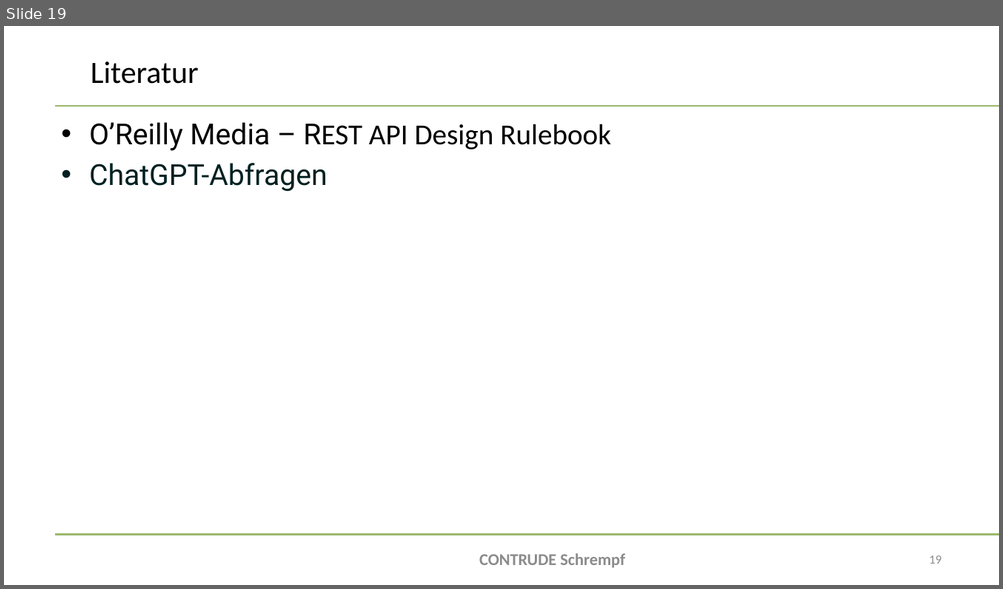
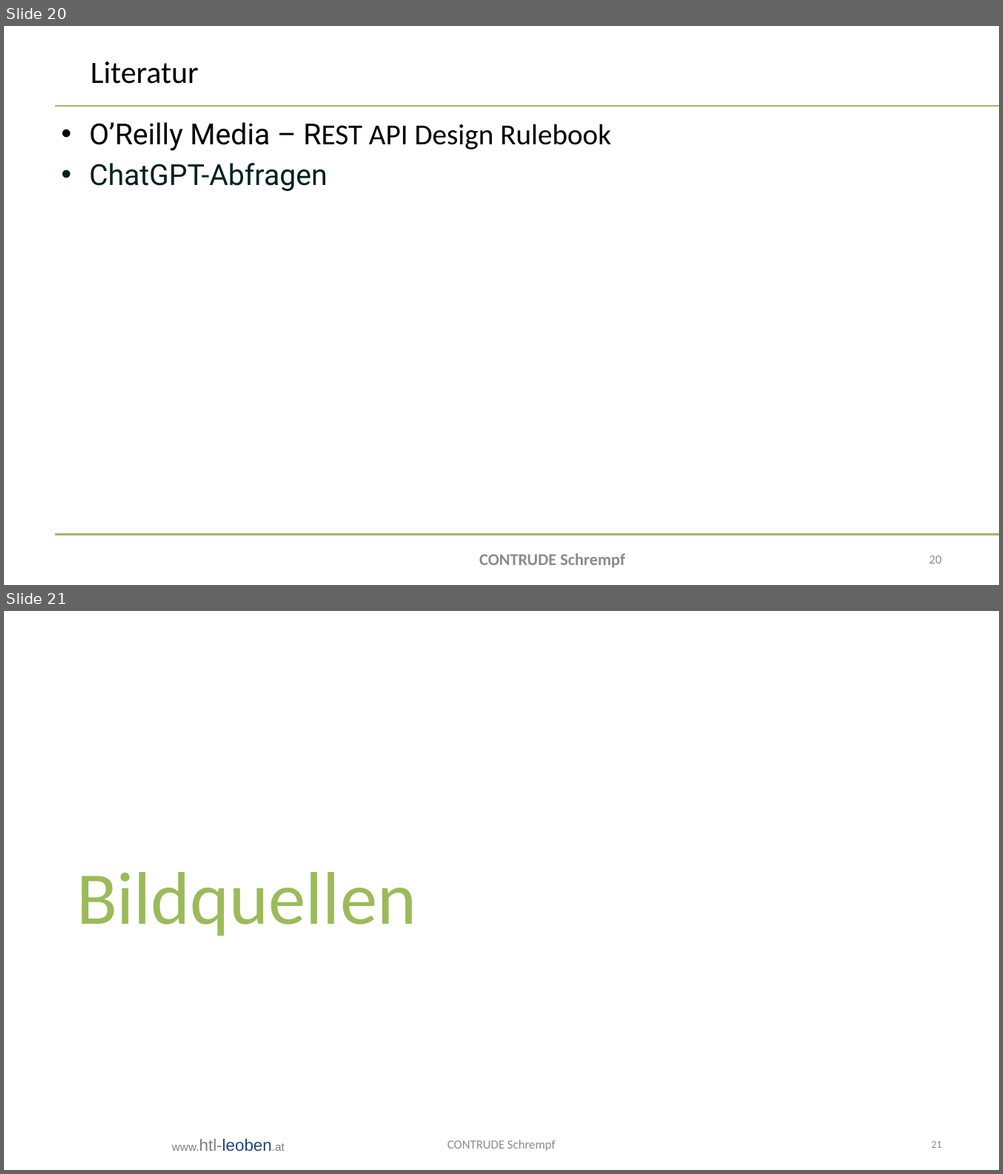
Before and after one commit to bitsneak/Contrude, a slide deck: Diplomarbeit/doc/Presentations/DA-Präsentation2025-Verteidigung.pptx. Shown one above the other, each under a label of ours: slide 19 before the commit, slides 20 and 21 after it. The pictures are 1003x589 and 1003x1174 pixels, drawn with LibreOffice and Linux fonts; fonts in the diff are those of the drawing; background and template pictures are left out. Boxes give left, top, right and bottom in pixels: in the first picture for what was removed or moved away, otherwise in the second. Text is boxed around its words. In the diff, an @@ line names an element or a change of style, - is before the commit and + after.

Commit message:
completed schrempf schiff präsi

```diff
--- a/Diplomarbeit/doc/Presentations/DA-Präsentation2025-Verteidigung.pptx
+++ b/Diplomarbeit/doc/Presentations/DA-Präsentation2025-Verteidigung.pptx
@@ slide 21 added at <box>4,611,999,1170</box>, background #FFFFFF @@
@@ text added at <box>77,872,416,937</box>, 72 pt, text #9BBB59 @@
+Bildquellen
@@ text added at <box>172,1139,284,1152</box>, 16 pt, text #808080 @@
+www.htl-leoben.at
@@ text added at <box>447,1140,555,1151</box>, 12 pt, text #8C8C8C @@
+CONTRUDE Schrempf
@@ page number added at <box>931,1142,942,1148</box>, 10 pt, text #8C8C8C @@
+21
@@ what was slide 19 is now slide 20 @@
@@ page number at <box>929,556,942,564</box>: text changed @@
-19
+20
```
Also in this commit, not shown: 5 slides changed, 3 other slides added.
